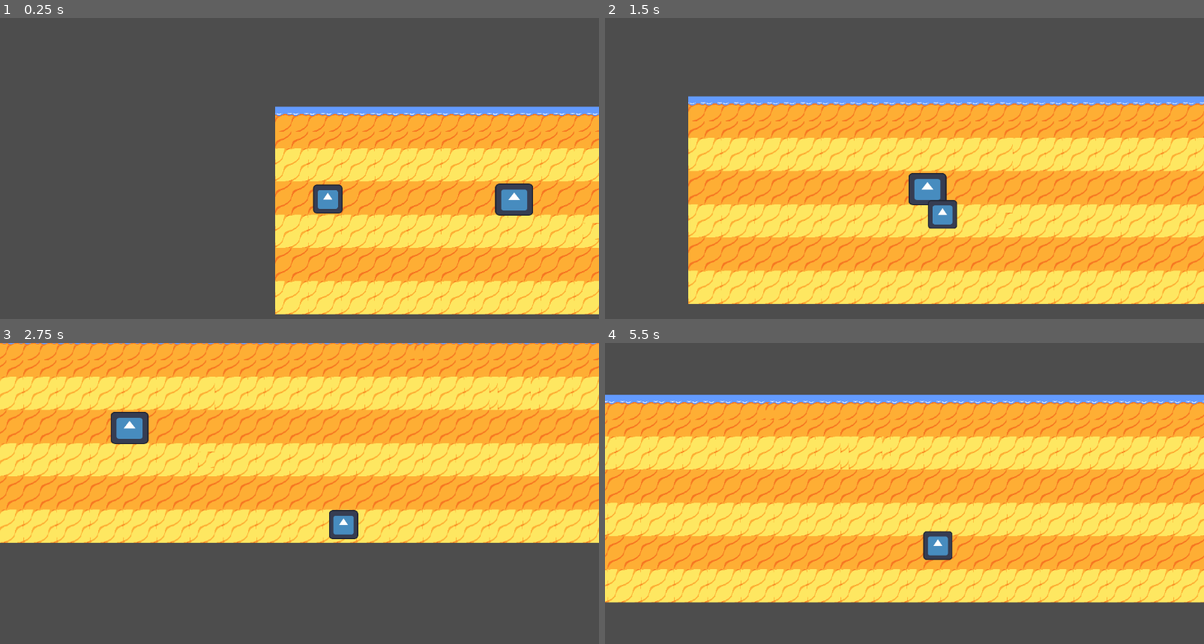
Above: before the commit, frames 1-4 (two rows, left to right).
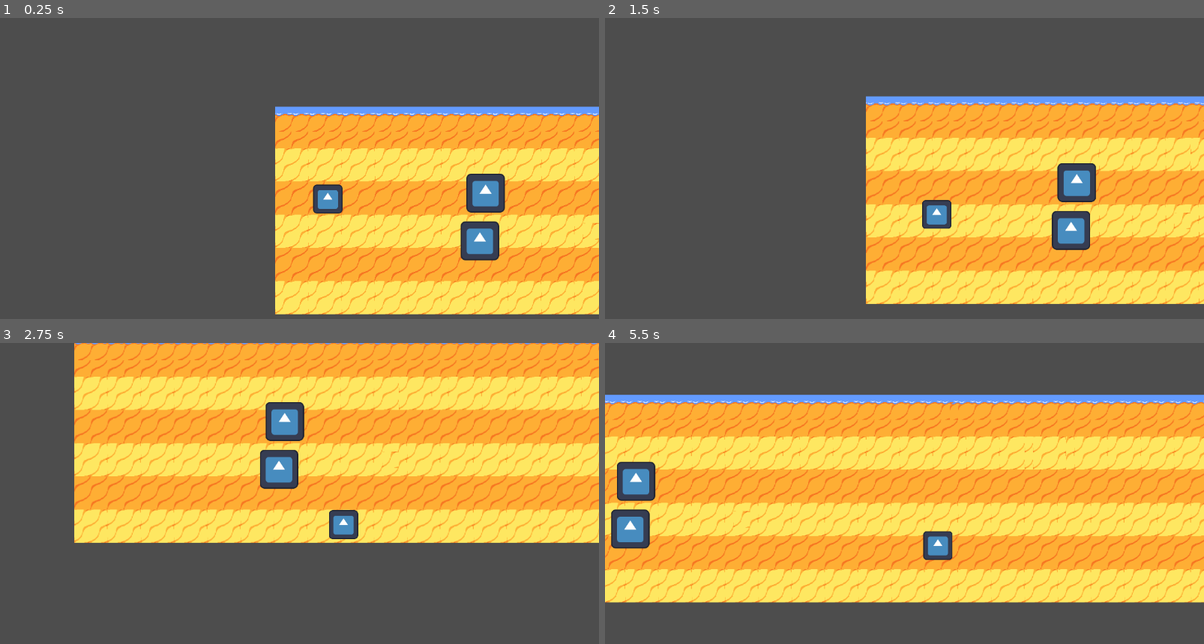
Above: after the commit, the same moments.

Repository: Poutama333/Steel-Ball-Run
Game: Godot game, scene res://Scenes/game.tscn
Same seed, same stepped clock (60 frames per second), same inputs: the game is played once before the commit and once after it. The engine's default icon, where the game draws it, is replaced by a stand-in: a white triangle on a blue panel in a dark square.
Inputs:
- Up to frame 1 (0.25 s): no input
- Up to frame 2 (1.5 s): hold Right 0.53-1.28 s; hold Down from 1.28 s (still down)
- Up to frame 3 (2.75 s): release Down at 2.03 s; hold Right from 2.03 s (still down)
- Up to frame 4 (5.5 s): release Right at 2.78 s; hold Up 2.78-3.53 s; hold Left 3.53-5.03 s; hold Down from 5.03 s (still down)

The runs differ from the first frame. In frame 1, 2.1% of the frame differs, in the area x 76-89%, y 51-81%; in frame 2, 33%, in the area x 13-100%, y 25-96%; in frame 3, 16%; in frame 4, 9.4%.

Commit message:
obstacles fixed duplication

Diff:
--- a/speedy-pony/Scenes/game.tscn
+++ b/speedy-pony/Scenes/game.tscn
@@ -1,11 +1,11 @@
-[gd_scene load_steps=11 format=4 uid="uid://b55axtb4pl3u1"]
+[gd_scene load_steps=9 format=4 uid="uid://b55axtb4pl3u1"]
 
 [ext_resource type="PackedScene" uid="uid://ctxdi2mam0u8b" path="res://Scenes/first_map.tscn" id="1_qxrlw"]
-[ext_resource type="Script" uid="uid://dromkq4isiyqj" path="res://Scenes/killzone.gd" id="2_i6g32"]
-[ext_resource type="Texture2D" uid="uid://cgtm02tdi2div" path="res://Assets/Sprites/Beach Tileset.png" id="2_wrm1d"]
+[ext_resource type="Texture2D" uid="uid://bvurv86dibpa3" path="res://Assets/Sprites/Beach Tileset.png" id="2_wrm1d"]
 [ext_resource type="PackedScene" uid="uid://c4iks2hjt1d53" path="res://Scenes/player.tscn" id="3_wrm1d"]
-[ext_resource type="PackedScene" uid="uid://beuurqj5yer0r" path="res://Scenes/killzone.tscn" id="4_i6g32"]
-[ext_resource type="Texture2D" uid="uid://c26e803tdbt54" path="res://Assets/icon.svg" id="6_v158k"]
+[ext_resource type="PackedScene" uid="uid://ipuf70tt2cmf" path="res://Scenes/killzone.tscn" id="4_i6g32"]
+
+[sub_resource type="GDScript" id="GDScript_3dryh"]
 
 [sub_resource type="TileSetAtlasSource" id="TileSetAtlasSource_qxrlw"]
 texture = ExtResource("2_wrm1d")
@@ -420,13 +420,10 @@
 [sub_resource type="WorldBoundaryShape2D" id="WorldBoundaryShape2D_qxrlw"]
 distance = -54.0
 
-[sub_resource type="RectangleShape2D" id="RectangleShape2D_h4fw4"]
-size = Vector2(67, 57.5)
-
 [node name="Game" type="Node2D"]
 
 [node name="First-map" parent="." instance=ExtResource("1_qxrlw")]
-script = ExtResource("2_i6g32")
+script = SubResource("GDScript_3dryh")
 
 [node name="Tile-map1" type="TileMapLayer" parent="First-map"]
 use_parent_material = true
@@ -460,19 +457,9 @@
 position = Vector2(-350, 25)
 
 [node name="Killzone" parent="First-map" instance=ExtResource("4_i6g32")]
-position = Vector2(-3, 44)
-
-[node name="CollisionShape2D" type="CollisionShape2D" parent="First-map/Killzone"]
-position = Vector2(98, 6)
-shape = SubResource("RectangleShape2D_h4fw4")
-
-[node name="Sprite2D" type="Sprite2D" parent="First-map/Killzone"]
-position = Vector2(95, 7)
-scale = Vector2(0.570313, 0.484375)
-texture = ExtResource("6_v158k")
-
-[node name="Timer" type="Timer" parent="First-map/Killzone"]
-wait_time = 0.05
-one_shot = true
-
-[connection signal="timeout" from="First-map/Killzone/Timer" to="First-map/Killzone" method="_on_timer_timeout"]
+
+[node name="Killzone2" parent="First-map" instance=ExtResource("4_i6g32")]
+position = Vector2(-11, 92)
+
+[connection signal="area_entered" from="First-map/Killzone" to="First-map" method="_on_killzone_area_entered"]
+[connection signal="body_entered" from="First-map/Killzone" to="First-map" method="_on_killzone_body_entered"]
--- a/speedy-pony/Scenes/killzone.gd
+++ /dev/null
@@ -1,10 +0,0 @@
-extends Area2D
-
-@onready var timer = $Timer
-
-func _on_body_entered(body: Area2D) -> void:
-	print("You died")
-	timer.start()#
-
-func _on_timer_timeout() -> void:
-	get_tree().reload_current_scene()
--- a/speedy-pony/Scenes/killzone.tscn
+++ b/speedy-pony/Scenes/killzone.tscn
@@ -1,8 +1,26 @@
-[gd_scene load_steps=2 format=3 uid="uid://beuurqj5yer0r"]
+[gd_scene load_steps=4 format=3 uid="uid://ipuf70tt2cmf"]
 
-[ext_resource type="Script" uid="uid://dromkq4isiyqj" path="res://Scenes/killzone.gd" id="1_jvagm"]
+[ext_resource type="Script" uid="uid://fa0n8iq0u15n" path="res://killzone.gd" id="1_iyfga"]
+[ext_resource type="Texture2D" uid="uid://d18l5vknw3432" path="res://Assets/icon.svg" id="2_ca4vh"]
+
+[sub_resource type="RectangleShape2D" id="RectangleShape2D_on6up"]
+size = Vector2(73, 74)
 
 [node name="Killzone" type="Area2D"]
-script = ExtResource("1_jvagm")
+script = ExtResource("1_iyfga")
+
+[node name="CollisionShape2D" type="CollisionShape2D" parent="."]
+position = Vector2(38.5, 39)
+shape = SubResource("RectangleShape2D_on6up")
+
+[node name="Sprite2D" type="Sprite2D" parent="."]
+position = Vector2(37, 38.5)
+scale = Vector2(0.578125, 0.585938)
+texture = ExtResource("2_ca4vh")
+
+[node name="Timer" type="Timer" parent="."]
+wait_time = 0.1
+one_shot = true
 
 [connection signal="body_entered" from="." to="." method="_on_body_entered"]
+[connection signal="timeout" from="Timer" to="." method="_on_timer_timeout"]
--- a/speedy-pony/Scenes/obstacle.tscn
+++ /dev/null
@@ -1,17 +0,0 @@
-[gd_scene load_steps=3 format=3 uid="uid://dfaw1wc4tnahr"]
-
-[ext_resource type="Texture2D" uid="uid://d18l5vknw3432" path="res://Assets/icon.svg" id="1_15o2q"]
-
-[sub_resource type="RectangleShape2D" id="RectangleShape2D_2p81s"]
-size = Vector2(49, 38)
-
-[node name="Obstacle" type="StaticBody2D"]
-
-[node name="CollisionShape2D" type="CollisionShape2D" parent="."]
-position = Vector2(336.5, 135)
-shape = SubResource("RectangleShape2D_2p81s")
-
-[node name="Sprite2D" type="Sprite2D" parent="."]
-position = Vector2(336, 135)
-scale = Vector2(0.364963, 0.281957)
-texture = ExtResource("1_15o2q")
--- /dev/null
+++ b/speedy-pony/control.gd
@@ -0,0 +1 @@
+extends Control
--- /dev/null
+++ b/speedy-pony/killzone.gd
@@ -0,0 +1,13 @@
+extends Area2D
+@onready var timer: Timer = $Timer
+
+
+func _on_body_entered(body: Node2D) -> void:
+	print("You Died.")
+	timer.start()
+
+
+
+
+func _on_timer_timeout() -> void:
+	get_tree().reload_current_scene()
Not shown, removed: speedy-pony/Scenes/killzone.gd.uid
Not shown, added: speedy-pony/control.gd.uid
Not shown, added: speedy-pony/killzone.gd.uid
